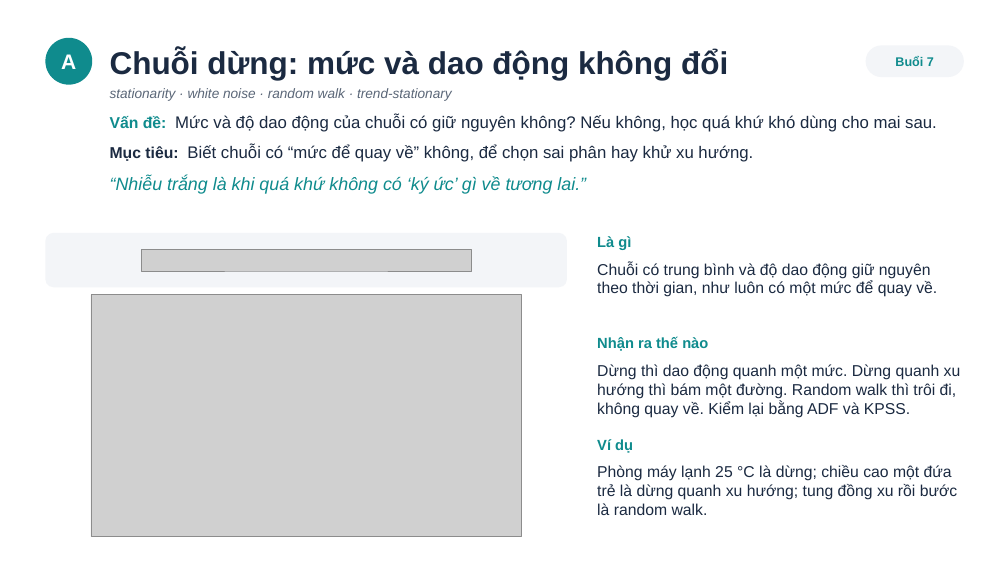
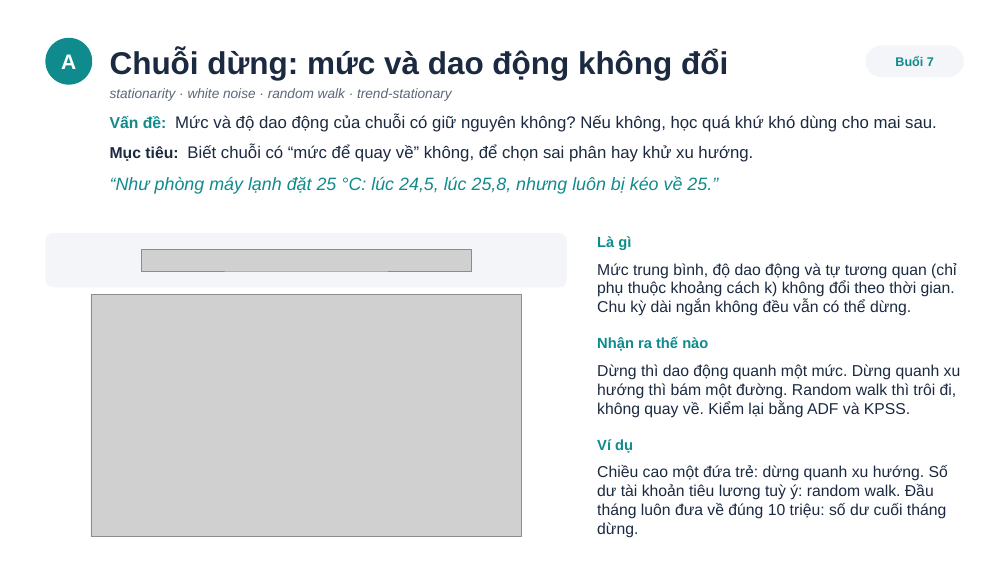
Before and after one commit to Thanh-Fourteen/Forecasting, a slide deck: slide 90 of trinh-chieu/nen-mong-va-du-lieu-v2.pptx (slide 89 before the commit). Drawn at 1008x567 pixels with LibreOffice and Linux fonts; fonts in the diff are those of the drawing; grey boxes stand for pictures. Boxes give left, top, right and bottom in pixels: in the first picture for what was removed or moved away, otherwise in the second. Text is boxed around its words. In the diff, an @@ line names an element or a change of style, - is before the commit and + after.

```diff
--- a/trinh-chieu/nen-mong-va-du-lieu-v2.pptx
+++ b/trinh-chieu/nen-mong-va-du-lieu-v2.pptx
@@ text at [110,176,718,194]: text changed @@
-“Nhiễu trắng là khi quá khứ không có ‘ký ức’ gì về tương lai.”
+“Như phòng máy lạnh đặt 25 °C: lúc 24,5, lúc 25,8, nhưng luôn bị kéo về 25.”
@@ text at [597,263,956,316]: text changed @@
-Chuỗi có trung bình và độ dao động giữ nguyên theo thời gian, như luôn có một mức để quay về.
+Mức trung bình, độ dao động và tự tương quan (chỉ phụ thuộc khoảng cách k) không đổi theo thời gian. Chu kỳ dài ngắn không đều vẫn có thể dừng.
@@ text at [597,465,948,538]: text changed @@
-Phòng máy lạnh 25 °C là dừng; chiều cao một đứa trẻ là dừng quanh xu hướng; tung đồng xu rồi bước là random walk.
+Chiều cao một đứa trẻ: dừng quanh xu hướng. Số dư tài khoản tiêu lương tuỳ ý: random walk. Đầu tháng luôn đưa về đúng 10 triệu: số dư cuối tháng dừng.
```
Also in this commit, not shown: 3 other slides changed, 3 slides added, 6 other files.
